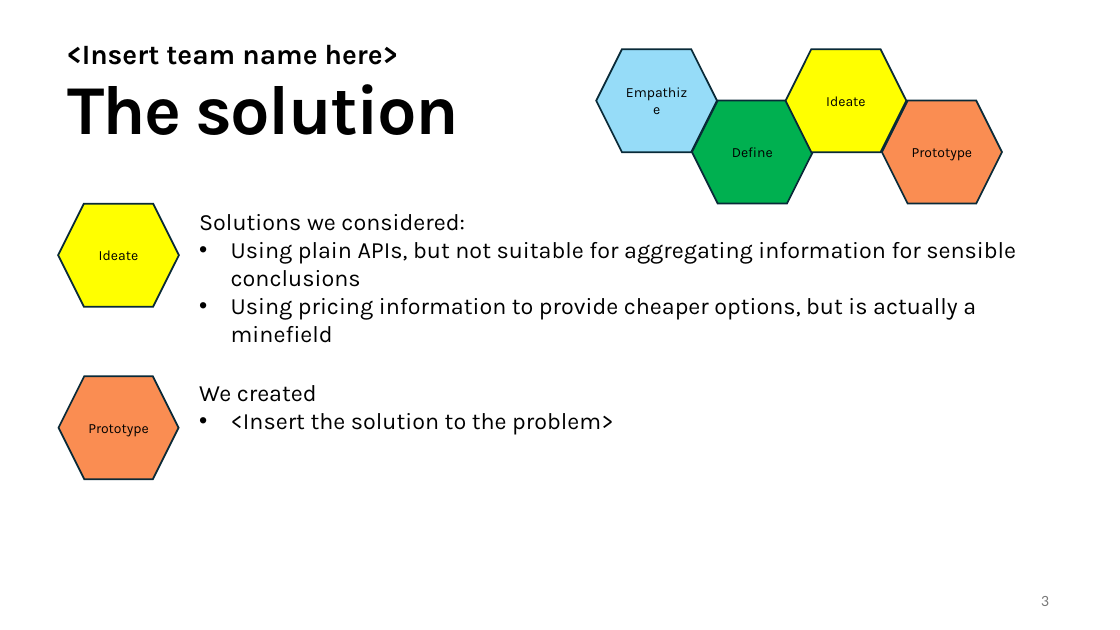
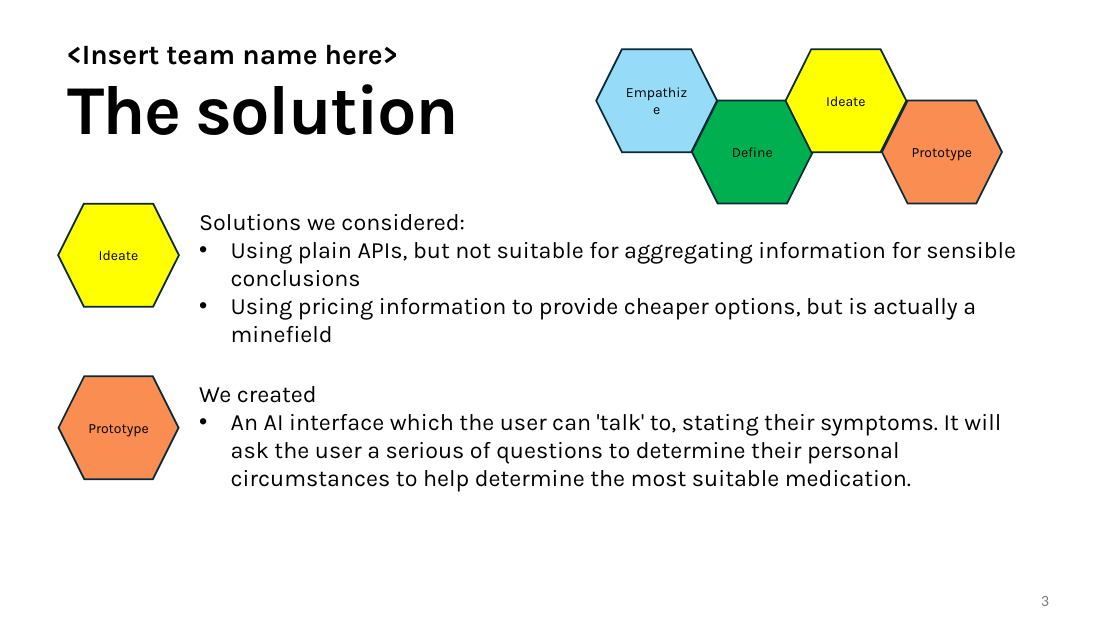
Before and after one commit to NewOrbit/Hackathon_Semantic_Kernal_team_5, a slide deck: slide 3 of Team Feedback.pptx. Drawn at 1120x630 pixels with LibreOffice and Linux fonts; fonts in the diff are those of the drawing. Boxes give left, top, right and bottom in pixels: in the first picture for what was removed or moved away, otherwise in the second. Text is boxed around its words. In the diff, an @@ line names an element or a change of style, - is before the commit and + after.

```diff
--- a/Team Feedback.pptx
+++ b/Team Feedback.pptx
@@ text at (x1=231, y1=414, x2=1001, y2=492): text changed @@
-• <Insert the solution to the problem>
+• An AI interface which the user can 'talk' to, stating their symptoms. It will ask the user a serious of questions to determine their personal circumstances to help determine the most suitable medication.
```
Also in this commit, not shown: 1 other slide changed.
